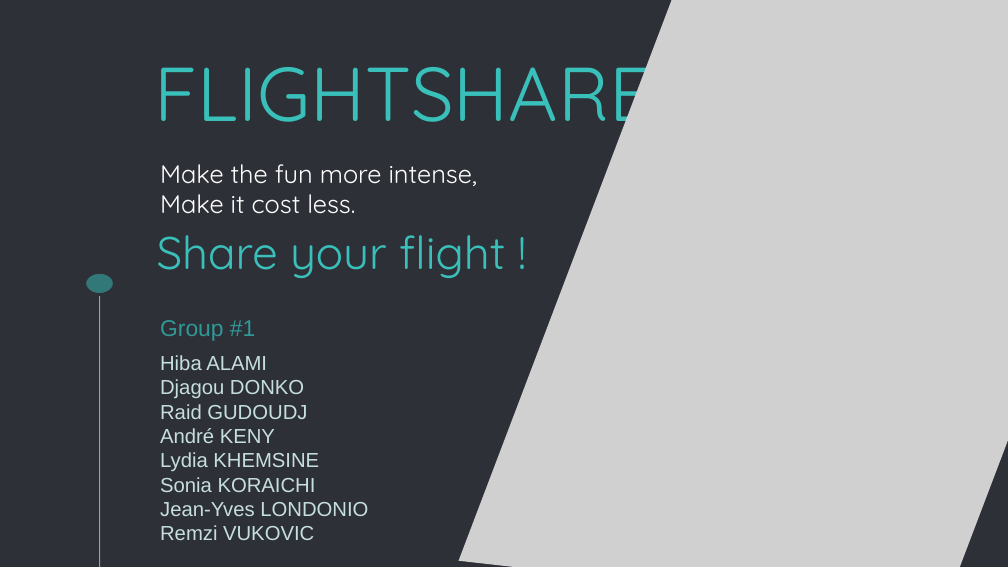
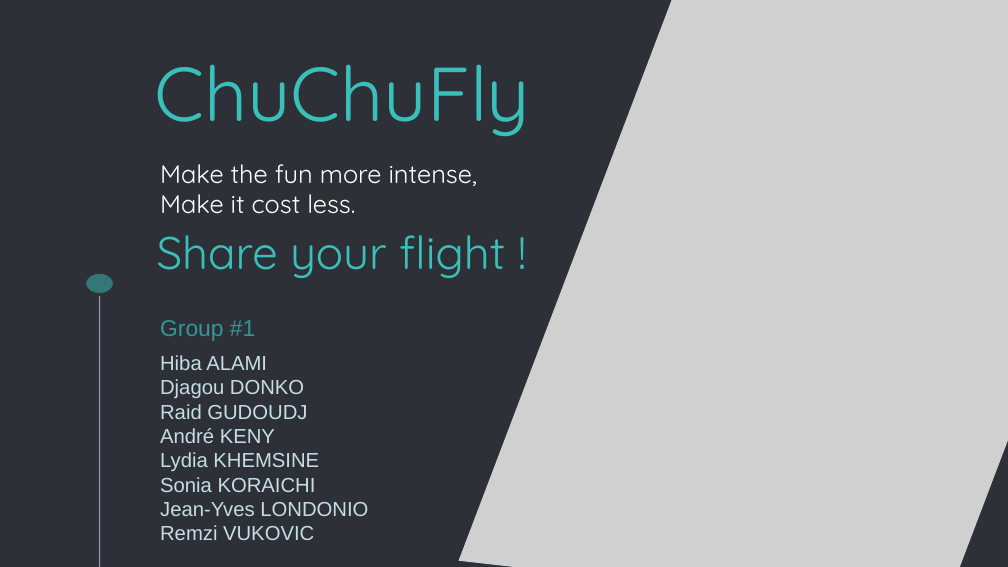
Before and after one commit to andressito/ProjetGLA2019, a slide deck: slide 1 of Projet/Rapport/TD4_GL_G1.odp. Drawn at 1008x567 pixels with LibreOffice and Linux fonts; fonts in the diff are those of the drawing; grey boxes stand for pictures. Boxes give left, top, right and bottom in pixels: in the first picture for what was removed or moved away, otherwise in the second. Text is boxed around its words. In the diff, an @@ line names an element or a change of style, - is before the commit and + after.

```diff
--- a/Projet/Rapport/TD4_GL_G1.odp
+++ b/Projet/Rapport/TD4_GL_G1.odp
@@ title at (155, 64, 531, 136): text changed @@
-FLIGHTSHARER
+ChuChuFly
```
Also in this commit, not shown: 2 other slides changed, 27 slides added, 1 slide removed, 1 other file.
